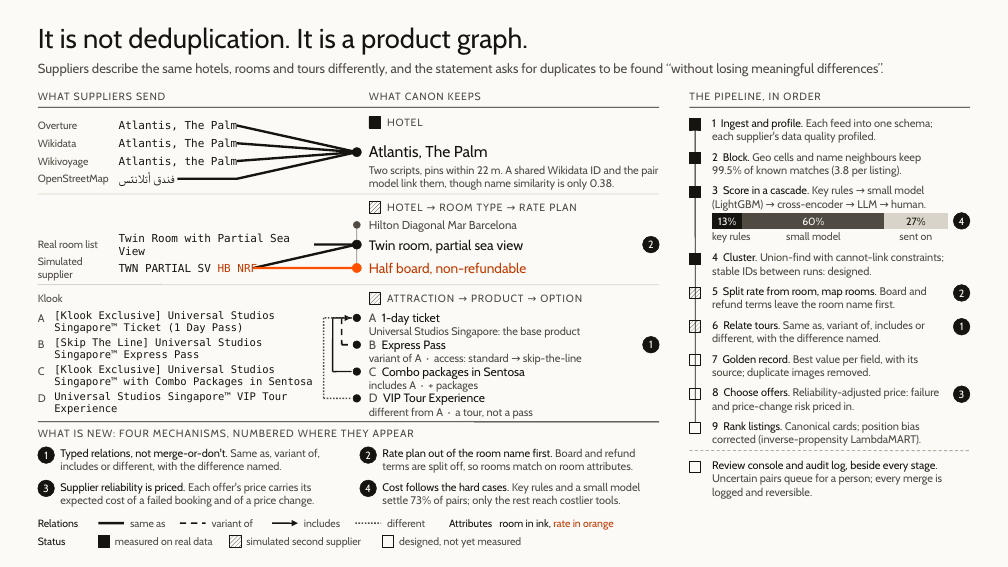
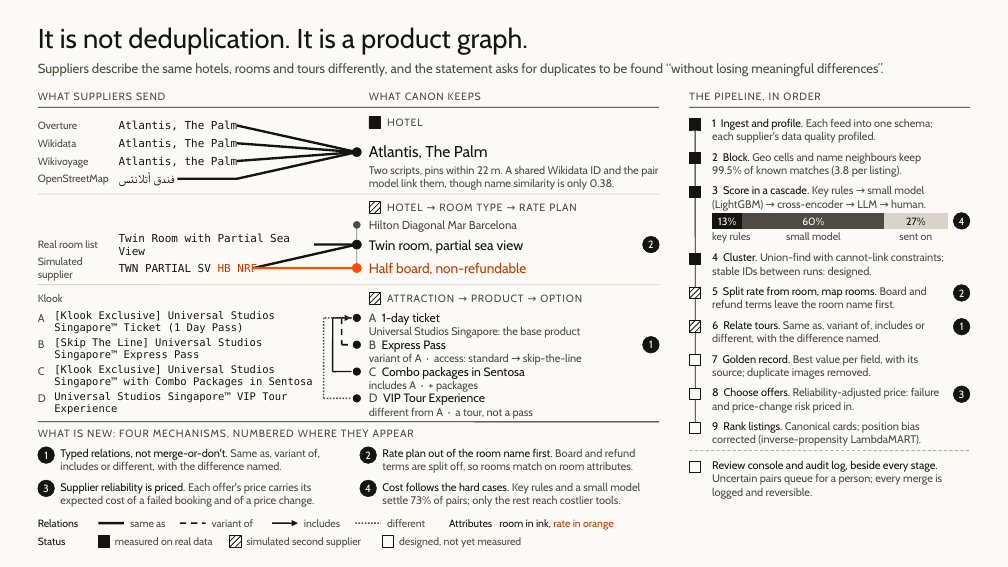
Before and after one commit to Nishkarsh5108/voyage-4.0, a slide deck: slide 2 of submission/round1/Canon_Round1_v3.pptx. Drawn at 1008x567 pixels with LibreOffice and Linux fonts; fonts in the diff are those of the drawing. Boxes give left, top, right and bottom in pixels: in the first picture for what was removed or moved away, otherwise in the second. Text is boxed around its words. In the diff, an @@ line names an element or a change of style, - is before the commit and + after.

Commit message:
Deck v3: draw the hatching as line shapes; spine line under the status marks
Pattern fills are drawn as solid by some viewers, which would make simulated parts look measured. Each hatched mark is now three diagonal strokes inside the square. The pipeline spine is drawn before the marks so it no longer shows through the outline and hatched squares.

```diff
--- a/submission/round1/Canon_Round1_v3.pptx
+++ b/submission/round1/Canon_Round1_v3.pptx
@@ line added from (369, 208) to (375, 202), #15140F 0.75 pt @@
@@ line added from (369, 213) to (380, 202), #15140F 0.75 pt @@
@@ line added from (375, 213) to (380, 208), #15140F 0.75 pt @@
@@ line added from (369, 298) to (375, 293), #15140F 0.75 pt @@
@@ line added from (369, 304) to (380, 293), #15140F 0.75 pt @@
@@ line added from (375, 304) to (380, 298), #15140F 0.75 pt @@
@@ line added from (690, 293) to (696, 287), #15140F 0.75 pt @@
@@ line added from (690, 299) to (701, 287), #15140F 0.75 pt @@
@@ line added from (696, 299) to (701, 293), #15140F 0.75 pt @@
@@ line added from (690, 327) to (696, 321), #15140F 0.75 pt @@
@@ line added from (690, 332) to (701, 321), #15140F 0.75 pt @@
@@ fill pattern #15140F on #FBFAF7 to #FBFAF7 in 5 elements at <box>369,202,380,213</box>, <box>369,293,380,304</box>, <box>690,287,701,299</box>, <box>690,321,701,332</box>, <box>230,535,241,547</box> @@
@@ line added from (230, 541) to (236, 535), #15140F 0.75 pt @@
@@ line added from (230, 547) to (241, 535), #15140F 0.75 pt @@
@@ line added from (236, 547) to (241, 541), #15140F 0.75 pt @@
```
Also in this commit, not shown: 2 other slides changed, 6 other files.
